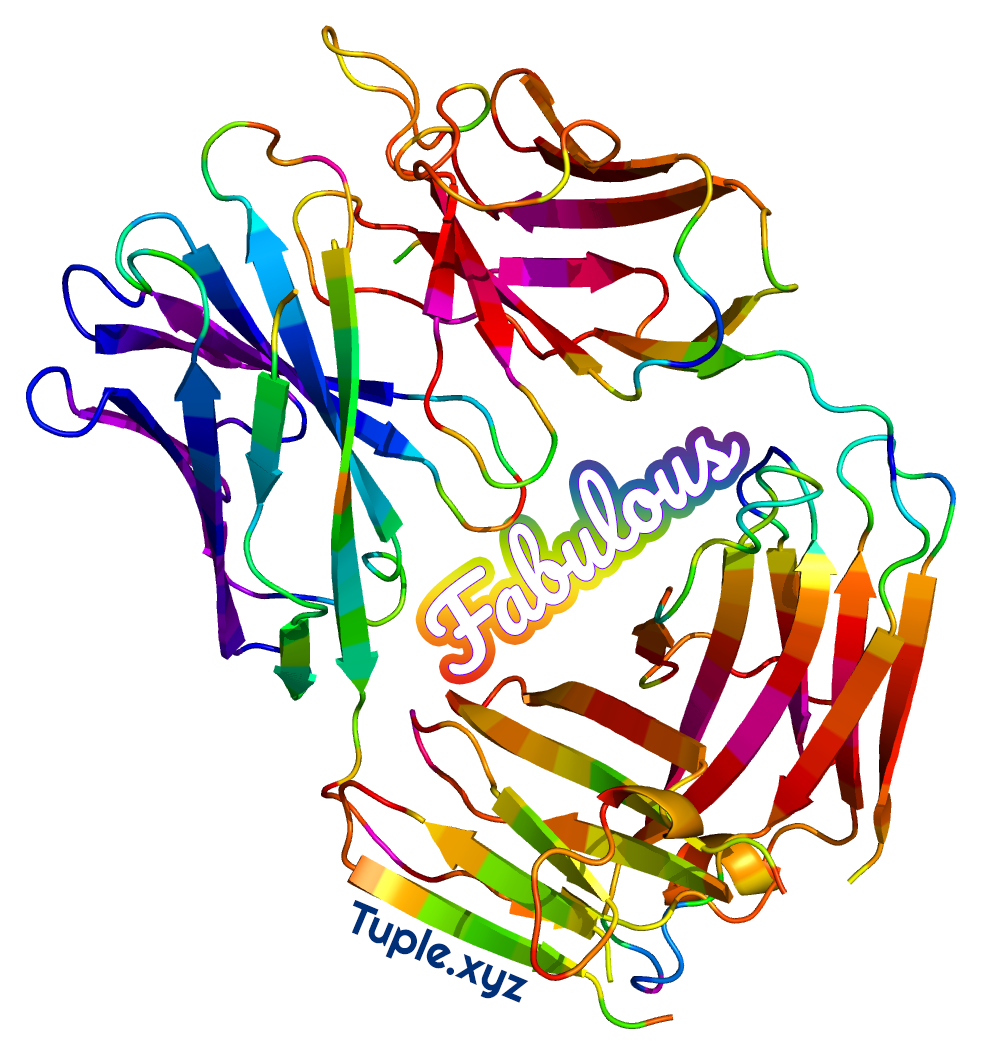
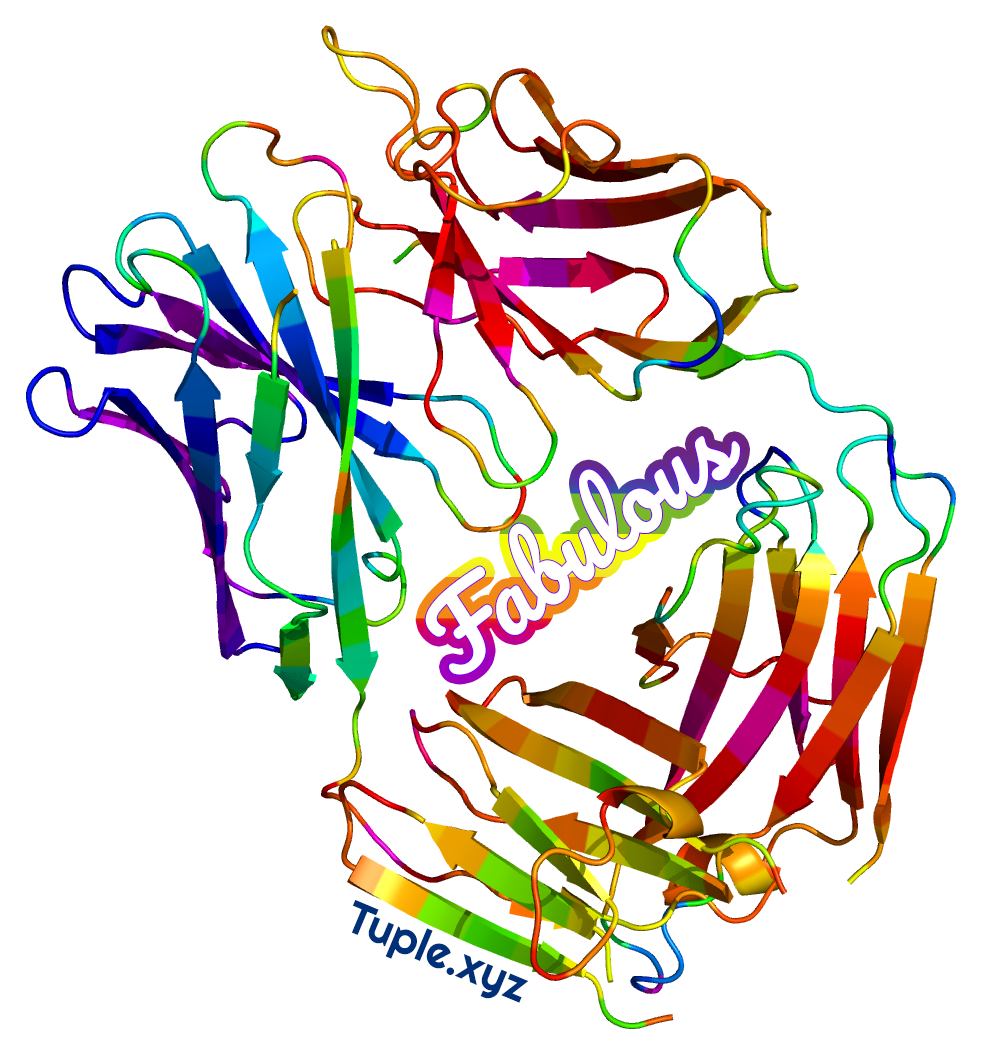
Layer changes from the first 982×1055 image to the second:
pixels changed over [415, 431, 750, 685] (layer not identified)
